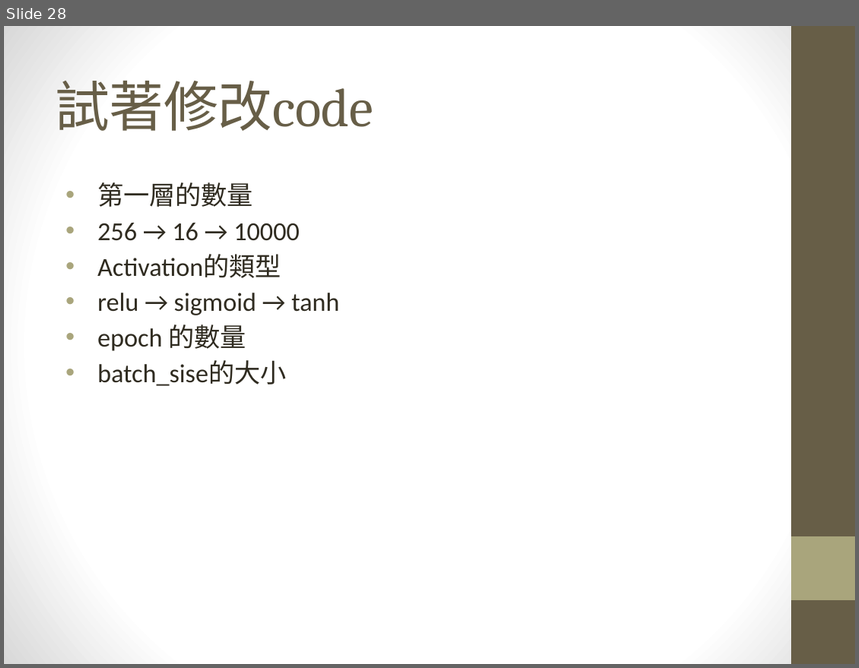
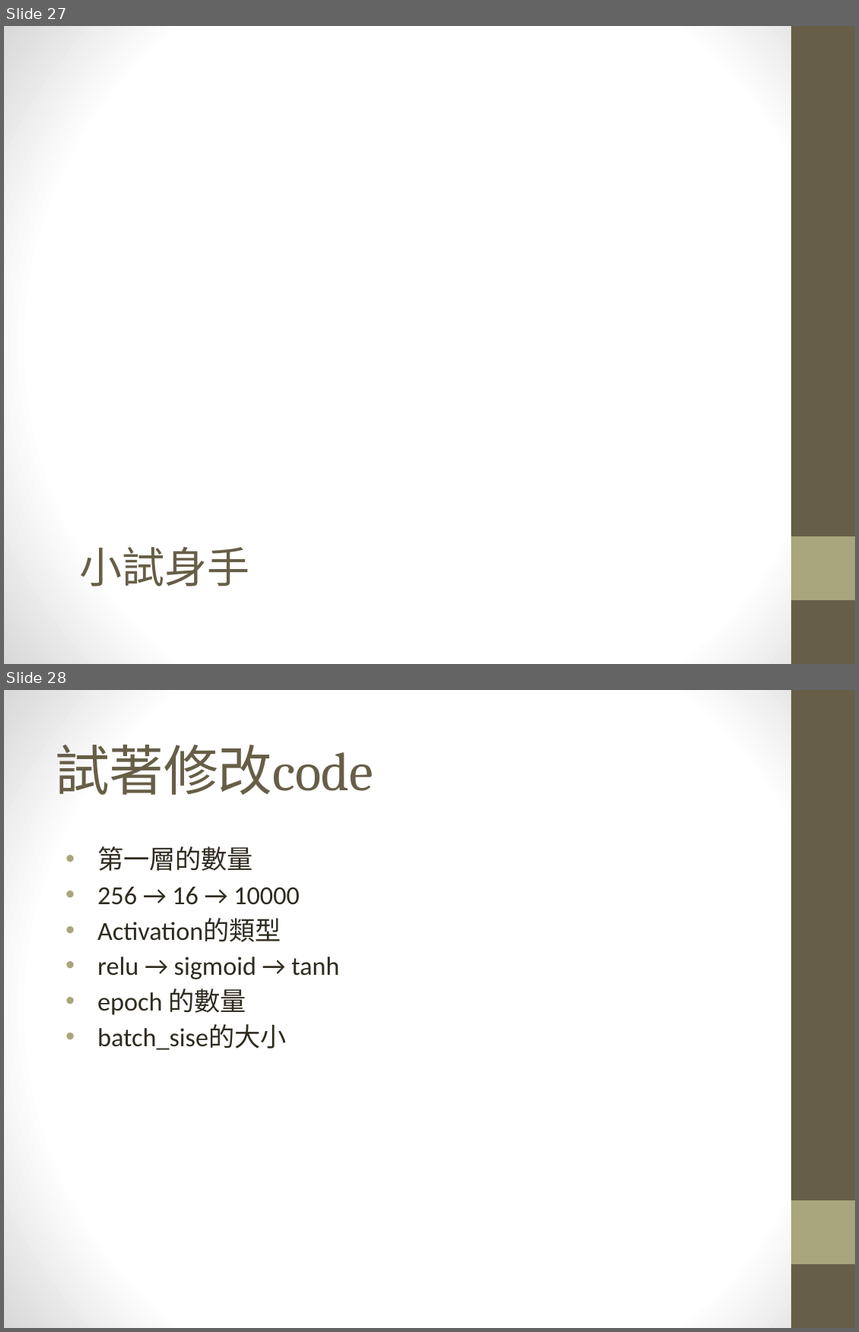
Before and after one commit to maloyang/nkust_202503_nn, a slide deck: nn/01_intro.pptx. Shown one above the other, each under a label of ours: slide 28 before the commit, slides 27 and 28 after it. The pictures are 859x668 and 859x1332 pixels, drawn with LibreOffice and Linux fonts; fonts in the diff are those of the drawing. Boxes give left, top, right and bottom in pixels: in the first picture for what was removed or moved away, otherwise in the second. Text is boxed around its words. In the diff, an @@ line names an element or a change of style, - is before the commit and + after.

```diff
--- a/nn/01_intro.pptx
+++ b/nn/01_intro.pptx
@@ slide 27 added at (4,26,855,664), background gradient #FFFFFF to #D8D8D8; not listed: 2 template elements that a slide beside it also shows @@
@@ title added at (80,547,250,587), 36 pt, text #675E47 @@
+小試身手
```
Also in this commit, not shown: 5 slides changed, 1 other slide added, 2 slides removed.
